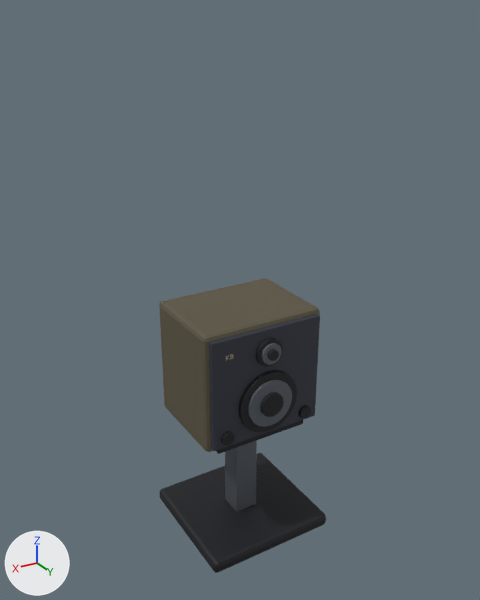
What one commit did to the glTF model assets/models3d/props/monitor_speaker.glb.
Rendered twice from a 50 mm camera at (1.093, 1.817, 1.83) aimed at (-0.003, -0.009, 0.917). Lighting does not change. The marker at lower left points along +X, +Y and +Z. The picture after the commit comes second. Vertices at exactly the same position are counted once.

In view in the first picture: 'monitor_speaker'.
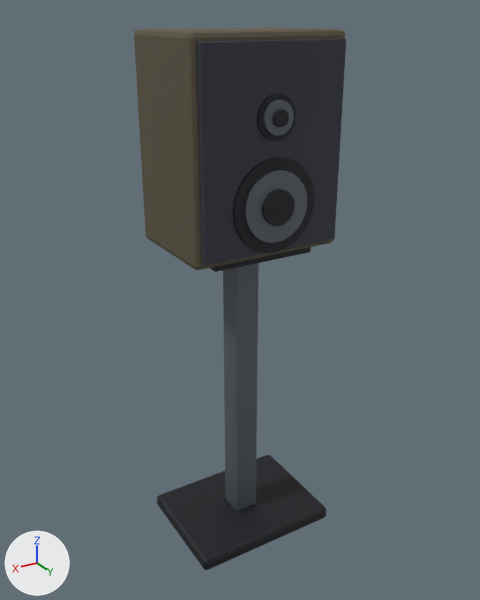
Commit message: Regenerated the speakers

The change, as a list of edits to the scene's bpy script:
```text
Change me_cube_168:
    used by ob_monitor_speaker; location = (0.0, 0.0, 0.0)
    remove me_cube_168.from_pydata(...)  # 1314 vertices, 2576 faces; spans x -0.25..0.25, y -0.24..0.24, z 0.0..0.9
    add me_cube_168.from_pydata(...)  # 1314 vertices, 2576 faces; spans x -0.275..0.275, y -0.21..0.225, z 0.0..1.79
    me_cube_168 part 1: the loose piece of 56 vertices spanning x -0.25..0.25, y -0.24..0.24, z 0.0..0.05 is multiplied about its middle by the matrix ((1.103, 0.0, 0.0), (0.0, 0.87, 0.0), (0.0, 0.0, 1.0))
    me_cube_168 part 2: the loose piece of 56 vertices spanning x -0.18..0.18, y -0.15..0.15, z 0.438..0.462 is moved by (0.0, 0.0, 0.67)
    me_cube_168 part 3: the loose piece of 144 vertices spanning x -0.115..0.115, y 0.173..0.193, z 0.495..0.725 is scaled about its middle by (1.26, 1, 1.26), then moved by (0.0, 0.011, 0.69)
    me_cube_168 part 4: the loose piece of 96 vertices spanning x -0.044..0.044, y 0.196..0.214, z 0.566..0.654 is scaled about its middle by (1.26, 1, 1.26), then moved by (0.0, 0.011, 0.69)
    me_cube_168 part 5: the loose piece of 144 vertices spanning x -0.049..0.049, y 0.173..0.193, z 0.751..0.849 is scaled about its middle by (1.33, 1, 1.33), then moved by (0.0, 0.011, 0.76)
    me_cube_168 part 6: the loose piece of 96 vertices spanning x -0.019..0.019, y 0.196..0.214, z 0.781..0.819 is scaled about its middle by (1.33, 1, 1.33), then moved by (0.0, 0.011, 0.76)
    me_cube_168 part 7: the loose piece of 96 vertices spanning x -0.184..-0.136, y 0.177..0.189, z 0.491..0.539 is scaled about its middle by (1.17, 1, 1.17), then moved by (-0.025, 0.003, 0.665)
    me_cube_168 part 8: the loose piece of 96 vertices spanning x 0.136..0.184, y 0.177..0.189, z 0.491..0.539 is scaled about its middle by (1.17, 1, 1.17), then moved by (0.025, 0.003, 0.665)
    me_cube_168 part 9: the loose piece of 144 vertices spanning x -0.087..0.087, y 0.19..0.202, z 0.523..0.697 is scaled about its middle by (1.26, 1, 1.26), then moved by (0.0, 0.011, 0.69)
    me_cube_168 part 10: the loose piece of 144 vertices spanning x -0.037..0.037, y 0.19..0.202, z 0.763..0.837 is scaled about its middle by (1.33, 1, 1.33), then moved by (0.0, 0.011, 0.76)
    me_cube_168 part 11: the loose piece of 56 vertices spanning x -0.213..0.213, y 0.155..0.177, z 0.478..0.882 is scaled about its middle by (1.13, 1, 1.51), then moved by (0.0, 0.02, 0.78)
    me_cube_168 part 12: 112 of 1314 vertices moved; they spanned x -0.23..0.23, y -0.19..0.16, z 0.025..0.9 and now span x -0.26..0.26, y -0.205..0.175, z 0.05..1.79; mean shift (0.0, 0.0, 0.558); largest move (-0.223, -0.183, 0.893) -> (-0.253, -0.198, 1.783)
    other edits to the shape of me_cube_168 do not show in these pictures
```

Changed parts and their boxes (x1, y1, x2, y2) in the pictures (480 x 600 px; the box of a moved part takes in the faces that stretch with it):
'monitor_speaker', reshaped (27% wider, 84% taller): before (159, 278, 326, 573); after (134, 27, 346, 570)
part 1 of me_cube_168, moved or reshaped: before (160, 453, 326, 573); after (157, 455, 326, 570)
part 2 of me_cube_168, moved or reshaped: before (216, 420, 303, 454); after (210, 247, 311, 272)
part 3 of me_cube_168, moved or reshaped: before (239, 370, 297, 432); after (233, 158, 315, 253)
part 4 of me_cube_168, moved or reshaped: before (260, 392, 284, 417); after (262, 189, 295, 226)
part 5 of me_cube_168, moved or reshaped: before (256, 338, 283, 367); after (257, 94, 296, 141)
part 6 of me_cube_168, moved or reshaped: before (268, 349, 279, 361); after (272, 109, 289, 127)
part 7 of me_cube_168, moved or reshaped (not visible afterwards): before (299, 405, 311, 418)
part 8 of me_cube_168, moved or reshaped (not visible afterwards): before (221, 432, 235, 446)
part 9 of me_cube_168, moved or reshaped: before (248, 380, 292, 427); after (244, 170, 307, 243)
part 10 of me_cube_168, moved or reshaped: before (261, 343, 282, 365); after (263, 100, 294, 136)
part 11 of me_cube_168, moved or reshaped: before (209, 314, 320, 451); after (197, 39, 346, 265)
part 12 of me_cube_168, moved or reshaped: before (159, 278, 320, 512); after (134, 27, 345, 511)
